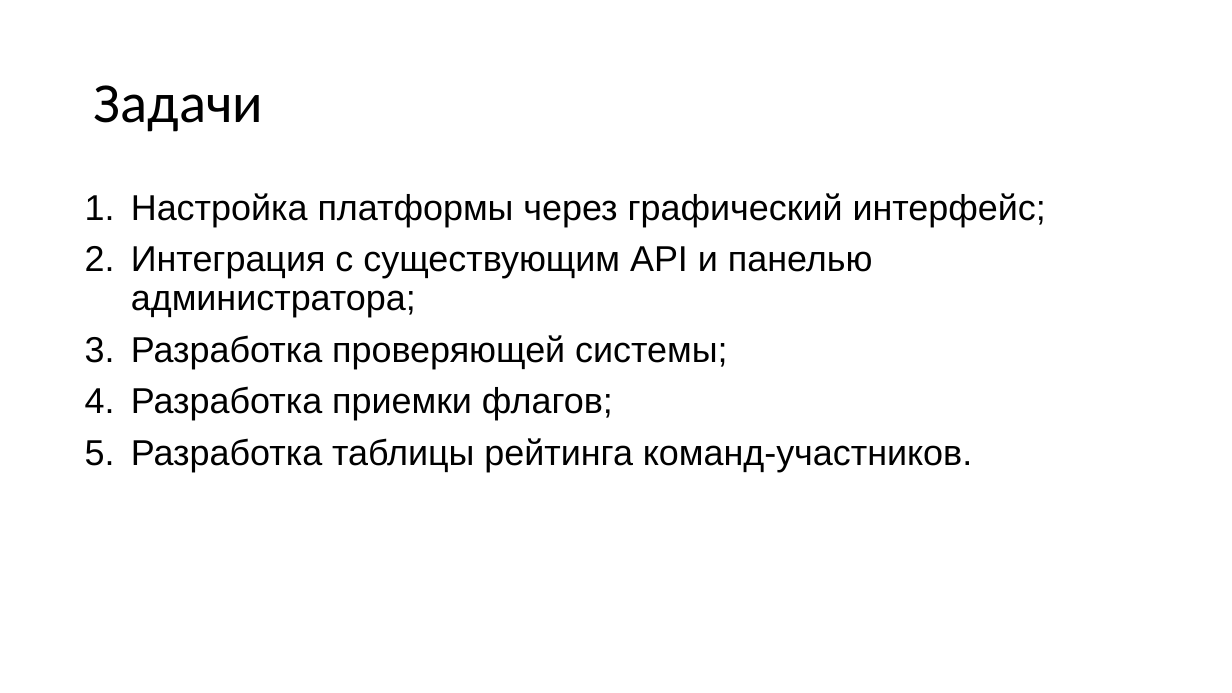
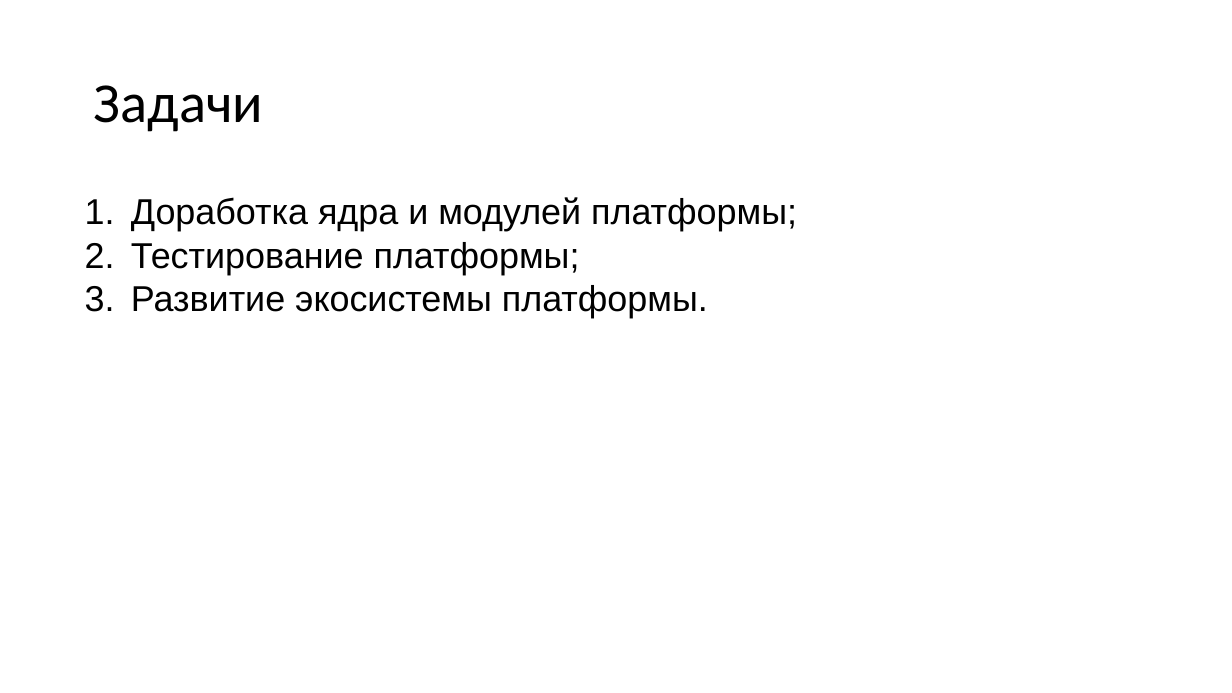
Before and after one commit to KevaTeam/ctf-attack-defense, a slide deck: slide 4 of report/ГПО+презентация.pptx. Drawn at 1232x693 pixels with LibreOffice and Linux fonts; fonts in the diff are those of the drawing. Boxes give left, top, right and bottom in pixels: in the first picture for what was removed or moved away, otherwise in the second. Text is boxed around its words. In the diff, an @@ line names an element or a change of style, - is before the commit and + after.

```diff
--- a/report/ГПО+презентация.pptx
+++ b/report/ГПО+презентация.pptx
@@ text at [131, 197, 797, 318]: text changed @@
-1. Настройка платформы через графический интерфейс;
-2. Интеграция с существующим API и панелью администратора;
-3. Разработка проверяющей системы;
-4. Разработка приемки флагов;
-5. Разработка таблицы рейтинга команд-участников.
+1. Доработка ядра и модулей платформы;
+2. Тестирование платформы;
+3. Развитие экосистемы платформы.
```
Also in this commit, not shown: 10 other slides changed, 11 other files.
